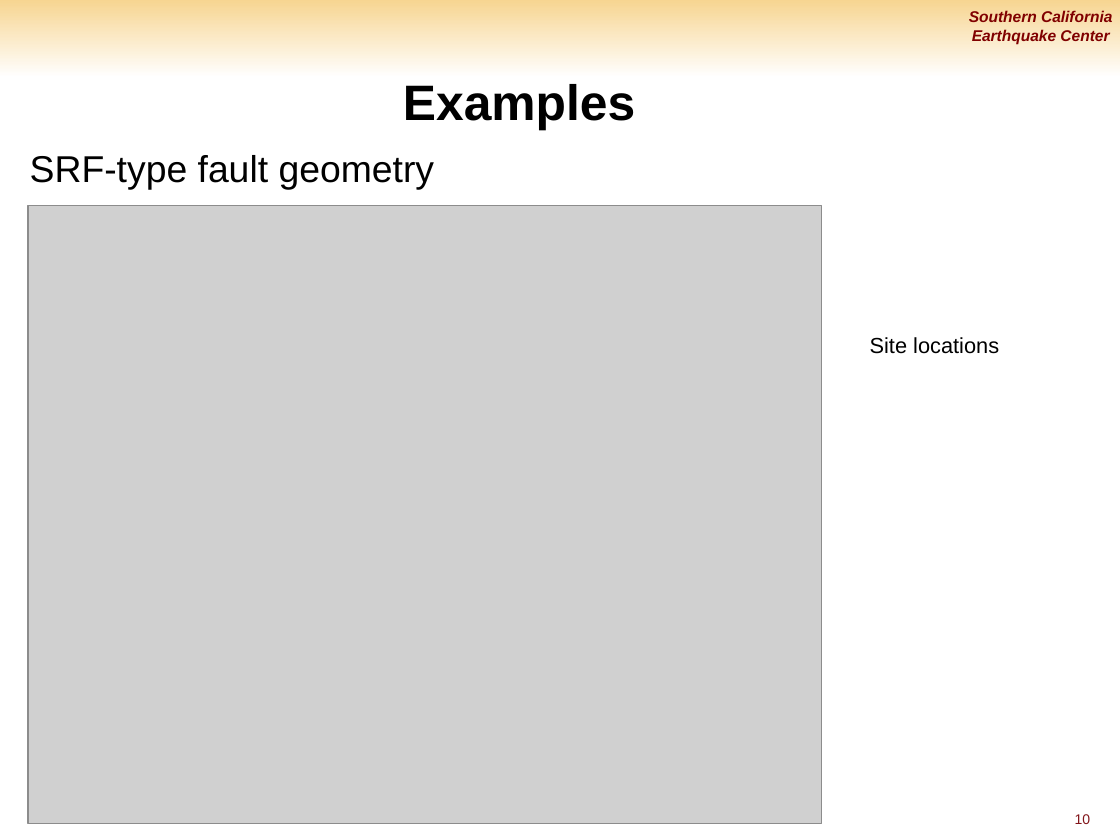
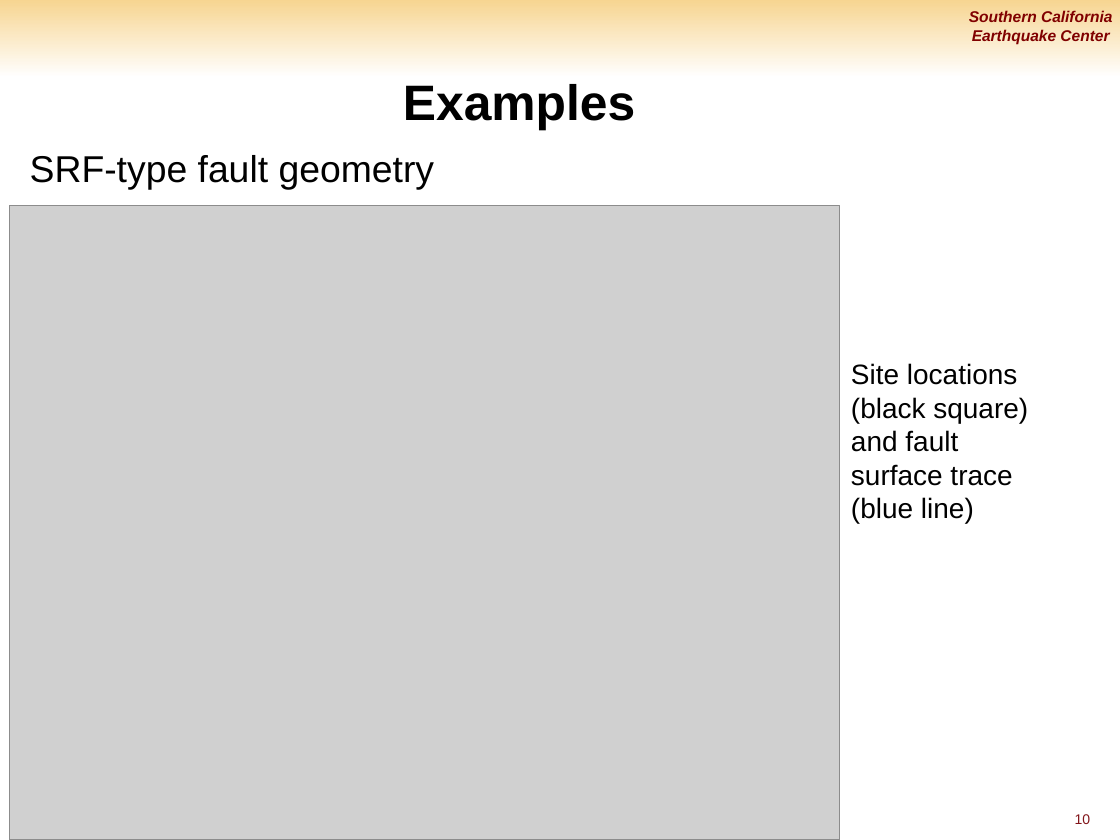
Before and after one commit to fengw/pynga, a slide deck: slide 10 of Presentations/pynga_Feng20121012.pptx. Drawn at 1120x840 pixels with LibreOffice and Linux fonts; fonts in the diff are those of the drawing; grey boxes stand for pictures; background and template pictures are left out. Boxes give left, top, right and bottom in pixels: in the first picture for what was removed or moved away, otherwise in the second. Text is boxed around its words. In the diff, an @@ line names an element or a change of style, - is before the commit and + after.

```diff
--- a/Presentations/pynga_Feng20121012.pptx
+++ b/Presentations/pynga_Feng20121012.pptx
@@ picture resized from (x1=28, y1=205, x2=821, y2=823) to (x1=9, y1=205, x2=840, y2=840) @@
@@ text at (x1=851, y1=363, x2=1028, y2=524): text changed; size 14 to 18 pt @@
-Site locations
+Site locations (black square) and fault surface trace (blue line)
```
Also in this commit, not shown: 5 other slides changed.
